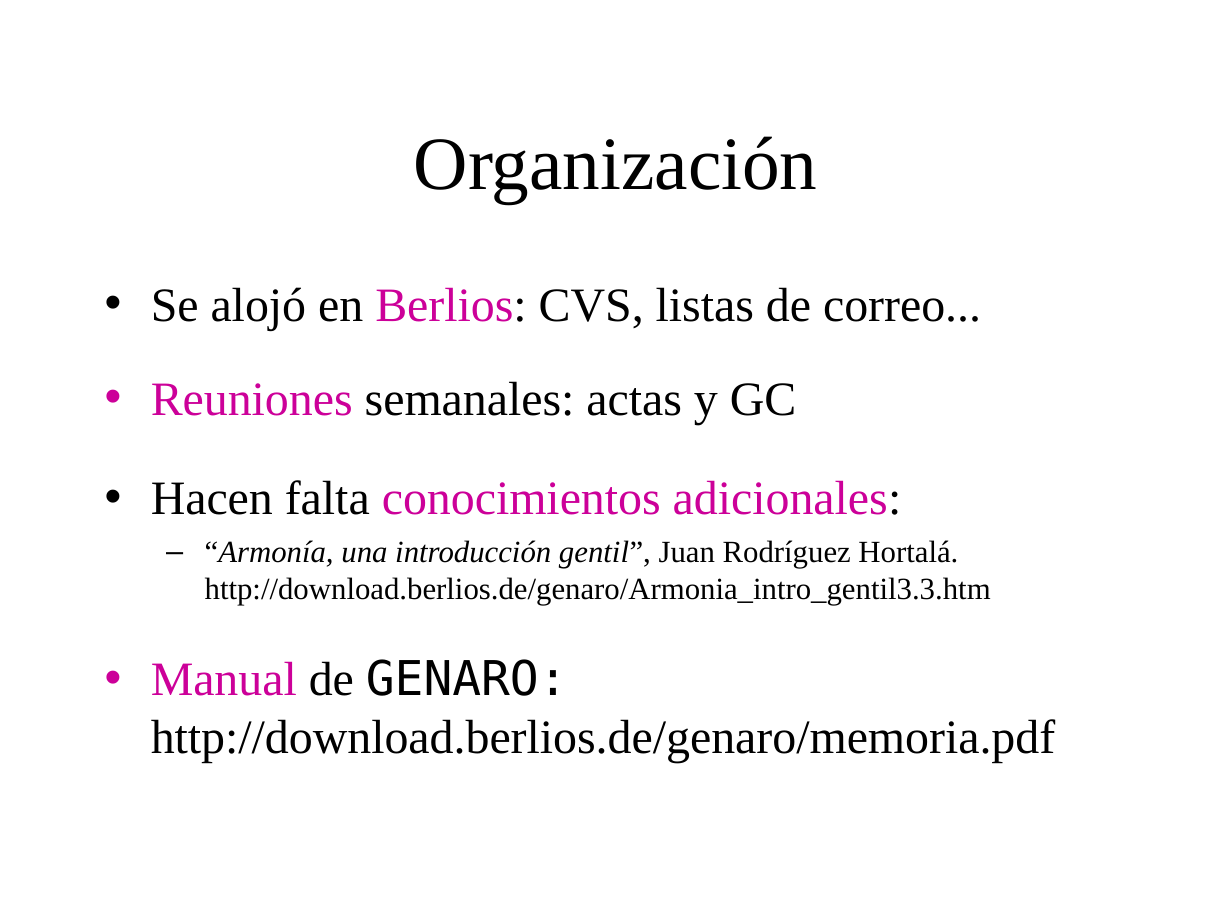
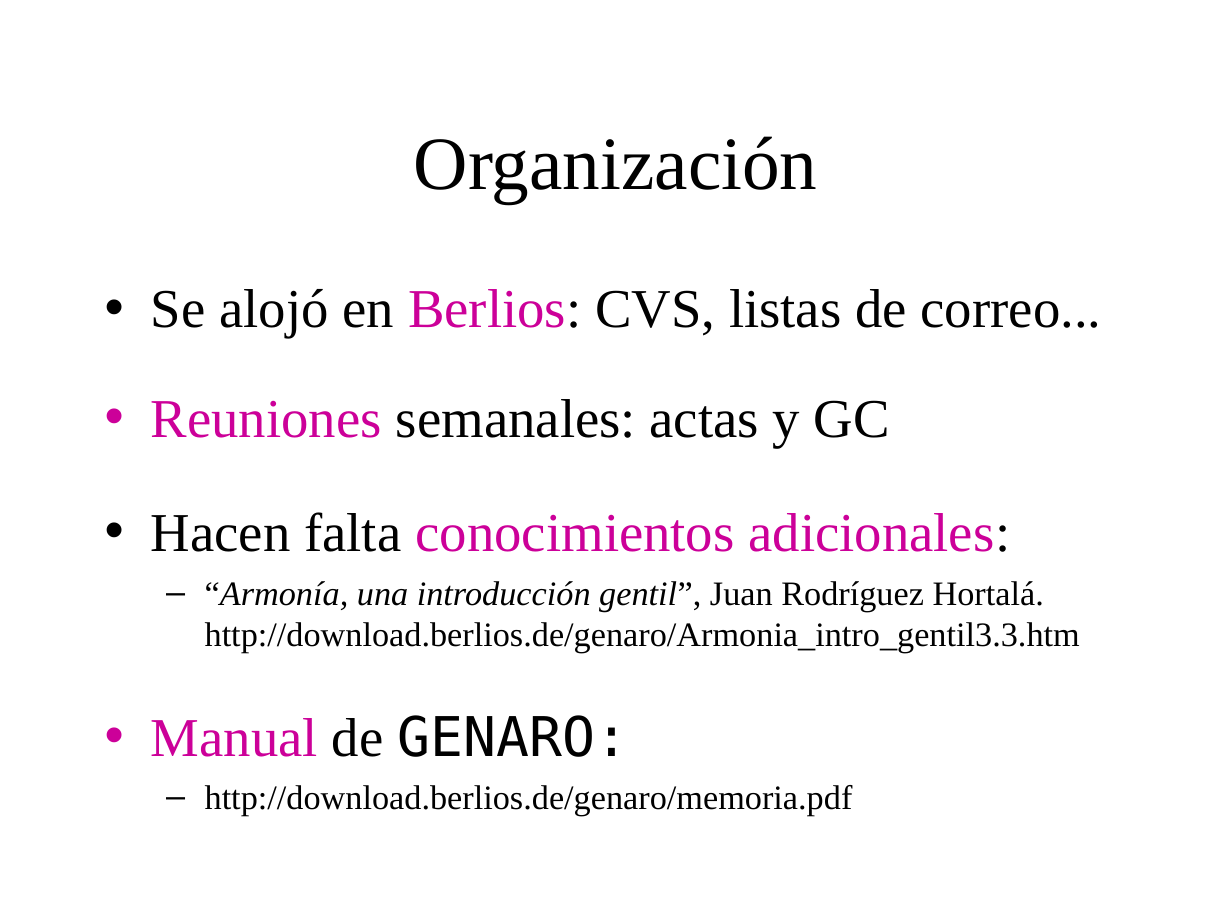
Before and after one commit to BackupTheBerlios/genaro, a slide deck: slide 32 of Documentos/MemoriaSSII/presentacion_proyecto2.ppt. Drawn at 1232x924 pixels with LibreOffice and Linux fonts; fonts in the diff are those of the drawing; background and template pictures are left out. Boxes give left, top, right and bottom in pixels: in the first picture for what was removed or moved away, otherwise in the second. Text is boxed around its words. In the diff, an @@ line names an element or a change of style, - is before the commit and + after.

Commit message:
hola juan

```diff
--- a/Documentos/MemoriaSSII/presentacion_proyecto2.ppt
+++ b/Documentos/MemoriaSSII/presentacion_proyecto2.ppt
@@ text at [151,289,1102,653]: size 28 to 32 pt in "Se alojó en Berlios: CVS, listas de ...", "Reuniones semanales: actas y GC", "Hacen falta conocimientos adicionales:"; size 18 to 20 pt in "“Armonía, una introducción gentil”, Juan Rodríguez Hortalá. ..."; more space between paragraphs @@
@@ text at [151,715,853,816]: text changed; size 28 to 20 pt @@
-• Manual de GENARO: http://download.berlios.de/genaro/memoria.pdf
+• Manual de GENARO:
+  – http://download.berlios.de/genaro/memoria.pdf
```
Also in this commit, not shown: 1 other slide changed.
